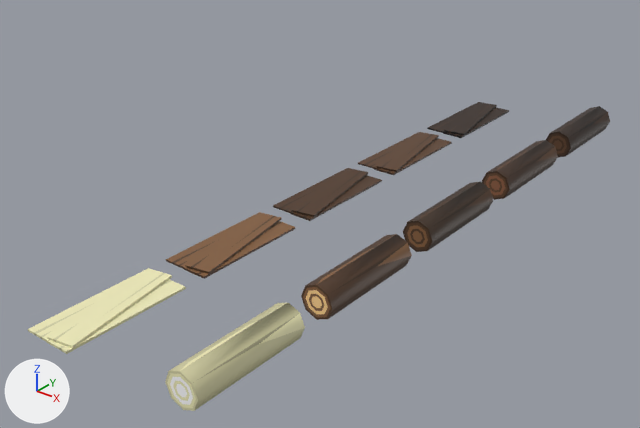
The FBX model Assets/Art/Models/Items/Functional/Materials/wood.fbx, before and after one commit.
Before and after are seen from a camera (50 mm lens) standing at (4.6, -4.6, 2.67) and looking at (1.25, -0.41, 0.07). Every picture has the same lights, and +X, +Y and +Z are marked at lower left. Where no turn or scale is listed for an object, it has been applied to the vertices. Vertices at the same position are counted once.

The first picture shows 'Birch Wood', 'Birch Wood Log', 'Bleached Wood', 'Bleached Wood Log', 'Dark Wood', 'Dark Wood Log', 'Oak Wood', 'Oak Wood Log', 'Wood', 'Wood Log'.
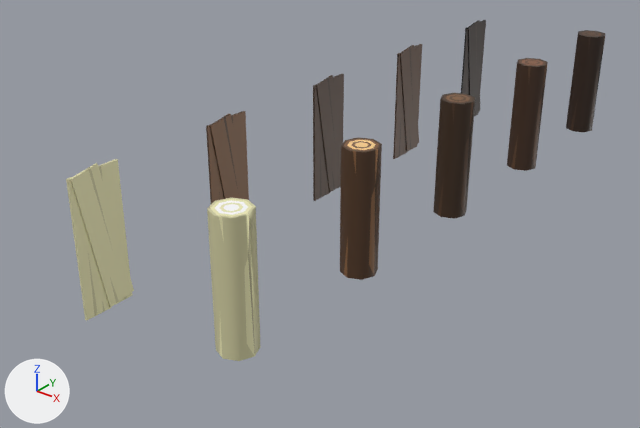
Location of each change, [x1, y1, x2, y2] in pixels of the pictures (640 x 428 px):
'Birch Wood Log', reshaped, moved (61% narrower, 50% taller): before [165, 303, 305, 411]; after [207, 198, 261, 361]
'Birch Wood', reshaped, moved (57% narrower, 87% taller): before [28, 268, 186, 354]; after [66, 159, 134, 321]
'Bleached Wood Log', reshaped, moved (62% narrower, 66% taller): before [301, 234, 412, 320]; after [340, 137, 382, 280]
'Bleached Wood', reshaped, moved: before [166, 212, 295, 279]; after [206, 111, 249, 204]
'Oak Wood Log', reshaped, moved (53% narrower, 77% taller): before [403, 182, 493, 252]; after [433, 93, 475, 218]
'Oak Wood', reshaped, moved (71% narrower, 137% taller): before [273, 168, 382, 221]; after [313, 74, 344, 201]
'Wood Log', reshaped, moved (45% narrower, 87% taller): before [482, 140, 558, 200]; after [507, 58, 548, 171]
'Wood', reshaped, moved (68% narrower, 164% taller): before [358, 132, 452, 175]; after [393, 44, 422, 159]
'Dark Wood Log', reshaped, moved (38% narrower, 98% taller): before [546, 106, 610, 157]; after [566, 30, 605, 132]
'Dark Wood', reshaped, moved: before [427, 102, 509, 138]; after [461, 20, 486, 116]

What changed in the scene script:
```text
Change me_cube_015:
    where me_cube_015.from_pydata(...)  # 70 vertices, 53 faces; spans x -0.164..0.171, y -0.427..0.45, z -0.02..0.011
    me_cube_015 part 5: the whole mesh is multiplied about the mesh origin by the matrix ((0.0, 0.0, 1.0), (1.0, 0.0, 0.0), (0.0, 1.0, 0.0))
Change me_cylinder_012:
    where me_cylinder_012.from_pydata(...)  # 119 vertices, 94 faces; spans x -0.11..0.11, y -0.384..0.384, z -0.11..0.11
    me_cylinder_012 part 3: the whole mesh is multiplied about its middle by the matrix ((0.0, 0.0, 1.0), (1.0, 0.0, 0.0), (0.0, 1.0, 0.0))
Change me_cube_012:
    where me_cube_012.from_pydata(...)  # 70 vertices, 53 faces; spans x -0.164..0.171, y -0.427..0.45, z -0.02..0.011
    me_cube_012 part 1: the whole mesh is multiplied about the mesh origin by the matrix ((0.0, 0.0, 1.0), (1.0, 0.0, 0.0), (0.0, 1.0, 0.0))
Change me_cylinder_010:
    where me_cylinder_010.from_pydata(...)  # 119 vertices, 94 faces; spans x -0.11..0.11, y -0.384..0.384, z -0.11..0.11
    me_cylinder_010 part 4: the whole mesh is multiplied about its middle by the matrix ((0.0, 0.0, 1.0), (1.0, 0.0, 0.0), (0.0, 1.0, 0.0))
Change me_cube_011:
    where me_cube_011.from_pydata(...)  # 70 vertices, 53 faces; spans x -0.164..0.171, y -0.427..0.45, z -0.02..0.011
    me_cube_011 part 10: the whole mesh is multiplied about the mesh origin by the matrix ((0.0, 0.0, 1.0), (1.0, 0.0, 0.0), (0.0, 1.0, 0.0))
Change me_cube_014:
    where me_cube_014.from_pydata(...)  # 70 vertices, 53 faces; spans x -0.164..0.171, y -0.427..0.45, z -0.02..0.011
    me_cube_014 part 6: the whole mesh is multiplied about the mesh origin by the matrix ((0.0, 0.0, 1.0), (1.0, 0.0, 0.0), (0.0, 1.0, 0.0))
Change me_cylinder_011:
    where me_cylinder_011.from_pydata(...)  # 119 vertices, 94 faces; spans x -0.11..0.11, y -0.384..0.384, z -0.11..0.11
    me_cylinder_011 part 7: the whole mesh is multiplied about its middle by the matrix ((0.0, 0.0, 1.0), (1.0, 0.0, 0.0), (0.0, 1.0, 0.0))
Change me_cylinder_009:
    where me_cylinder_009.from_pydata(...)  # 119 vertices, 94 faces; spans x -0.11..0.11, y -0.384..0.384, z -0.11..0.11
    me_cylinder_009 part 2: the whole mesh is multiplied about its middle by the matrix ((0.0, 0.0, 1.0), (1.0, 0.0, 0.0), (0.0, 1.0, 0.0))
Change me_cube_013:
    where me_cube_013.from_pydata(...)  # 70 vertices, 53 faces; spans x -0.164..0.171, y -0.427..0.45, z -0.02..0.011
    me_cube_013 part 9: the whole mesh is multiplied about the mesh origin by the matrix ((0.0, 0.0, 1.0), (1.0, 0.0, 0.0), (0.0, 1.0, 0.0))
Change me_cylinder_008:
    where me_cylinder_008.from_pydata(...)  # 119 vertices, 94 faces; spans x -0.11..0.11, y -0.384..0.384, z -0.11..0.11
    me_cylinder_008 part 8: the whole mesh is multiplied about its middle by the matrix ((0.0, 0.0, 1.0), (1.0, 0.0, 0.0), (0.0, 1.0, 0.0))
Change ob_birch_wood:
    ob_birch_wood.location: (1.0, -2.0, 0.02) -> (1.0, -2.0, 0.435)
Change ob_birch_wood_log:
    ob_birch_wood_log.location: (2.0, -2.0, 0.135) -> (2.0, -2.0, 0.55)
Change ob_wood:
    ob_wood.location: (1.0, 1.0, 0.02) -> (1.0, 1.0, 0.435)
Change ob_oak_wood_log:
    ob_oak_wood_log.location: (2.0, 0.0, 0.135) -> (2.0, 0.0, 0.55)
Change ob_oak_wood:
    ob_oak_wood.location: (1.0, 0.0, 0.02) -> (1.0, 0.0, 0.435)
Change ob_bleached_wood:
    ob_bleached_wood.location: (1.0, -1.0, 0.02) -> (1.0, -1.0, 0.435)
Change ob_bleached_wood_log:
    ob_bleached_wood_log.location: (2.0, -1.0, 0.135) -> (2.0, -1.0, 0.55)
Change ob_wood_log:
    ob_wood_log.location: (2.0, 1.0, 0.135) -> (2.0, 1.0, 0.55)
Change ob_dark_wood:
    ob_dark_wood.location: (1.0, 2.0, 0.02) -> (1.0, 2.0, 0.435)
Change ob_dark_wood_log:
    ob_dark_wood_log.location: (2.0, 2.0, 0.135) -> (2.0, 2.0, 0.55)
```
